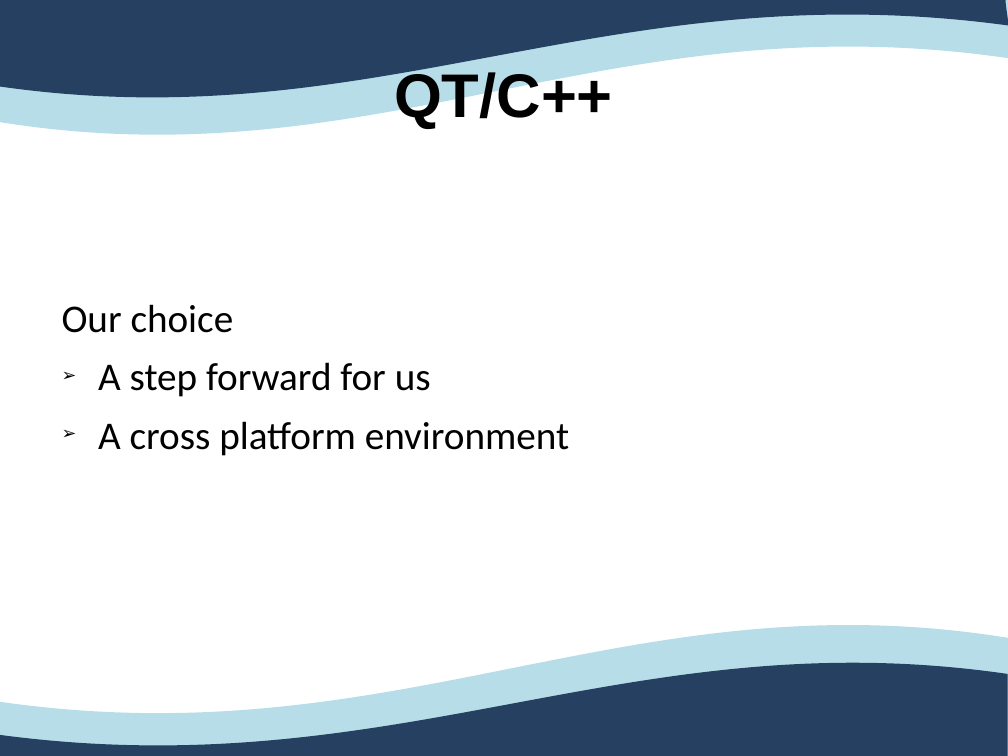
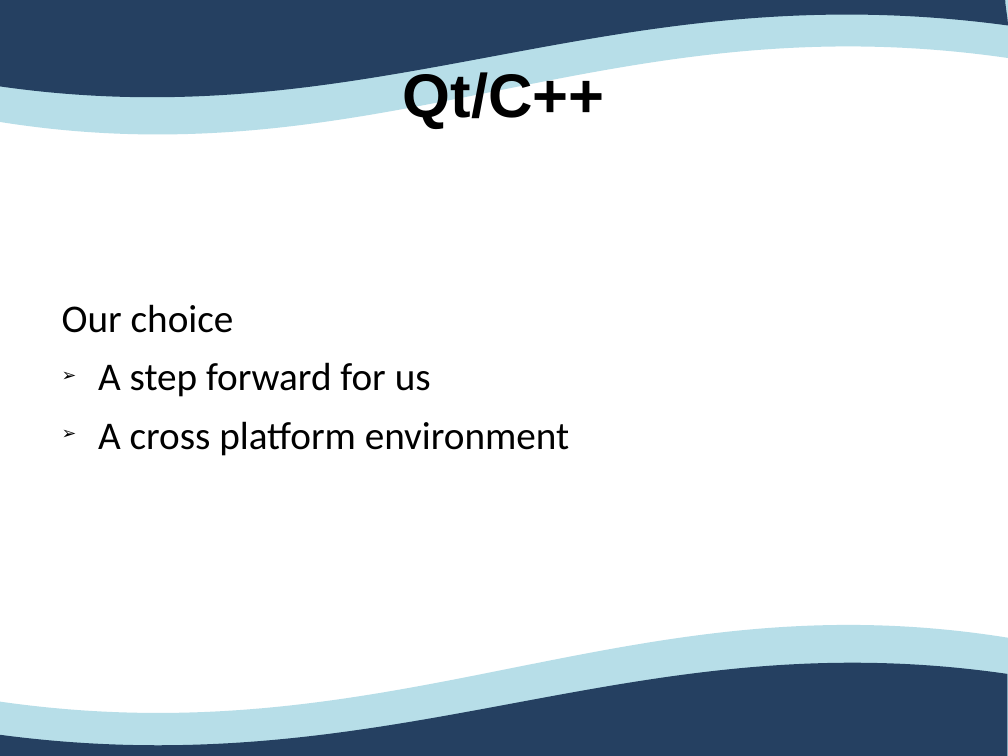
Before and after one commit to Ovan33/Immobilier, a slide deck: slide 7 of docs/Rapport/ProjetTuteureAnglais.ppt. Drawn at 1008x756 pixels with LibreOffice and Linux fonts; fonts in the diff are those of the drawing. Boxes give left, top, right and bottom in pixels: in the first picture for what was removed or moved away, otherwise in the second. Text is boxed around its words. In the diff, an @@ line names an element or a change of style, - is before the commit and + after.

```diff
--- a/docs/Rapport/ProjetTuteureAnglais.ppt
+++ b/docs/Rapport/ProjetTuteureAnglais.ppt
@@ title at (403,68,605,129): text changed @@
-QT/C++
+Qt/C++
@@ outline redrawn in 3 elements at (0,0,1008,98), (0,662,1007,756), (0,625,1008,756) @@
```
Also in this commit, not shown: 25 other slides changed.
